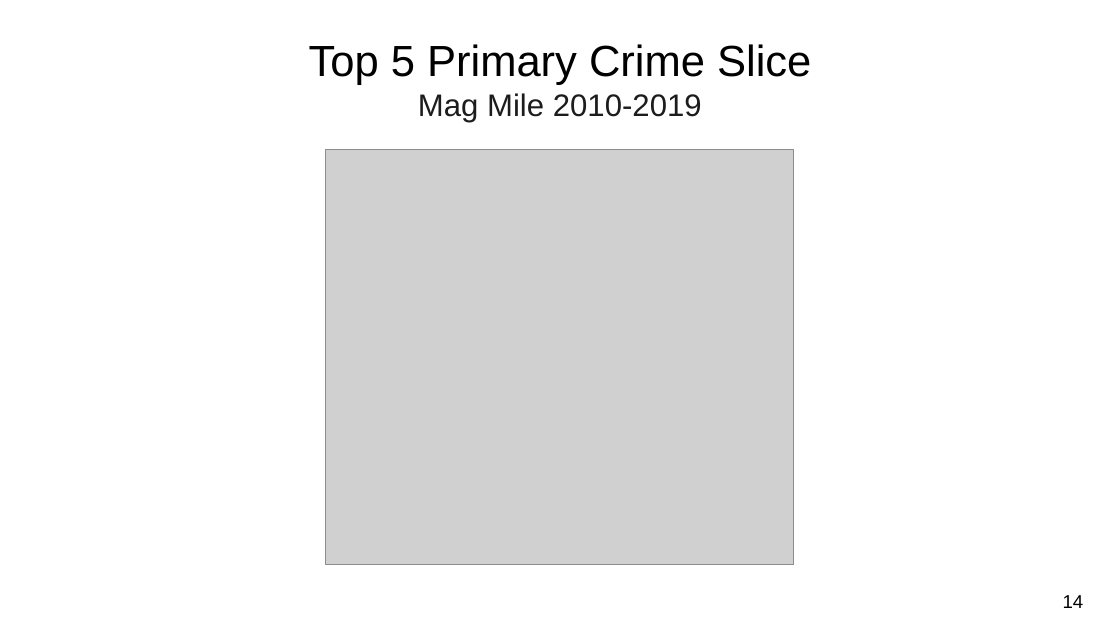
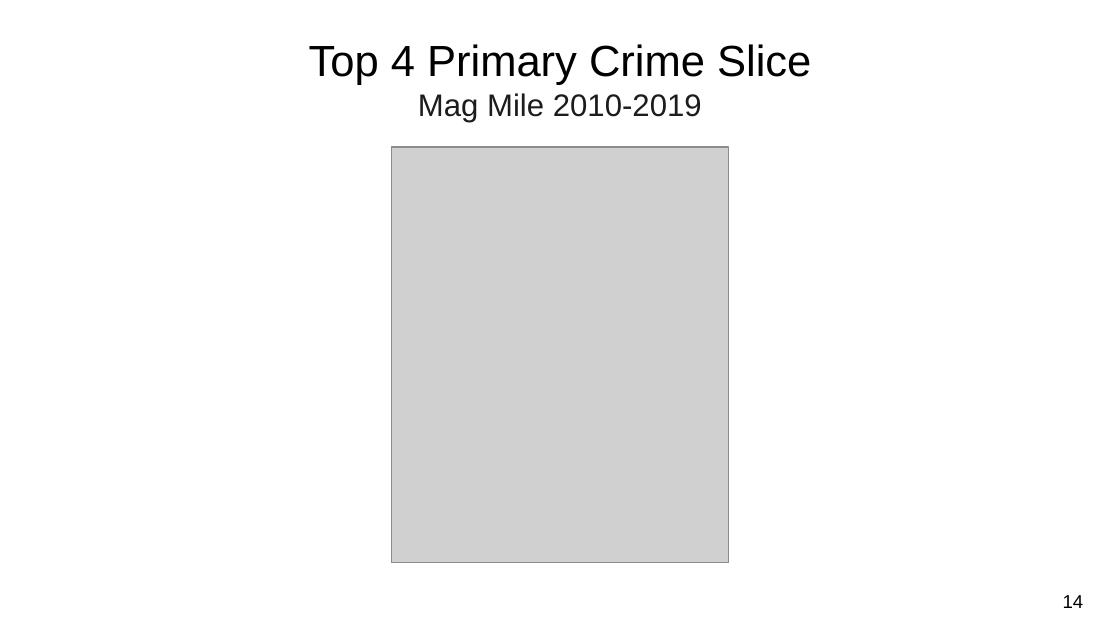
Before and after one commit to MasonMcCoy/Chicago_Crime, a slide deck: slide 15 of NU-Project1_ChicagoMagMile_Crime.pptx. Drawn at 1120x630 pixels with LibreOffice and Linux fonts; fonts in the diff are those of the drawing; grey boxes stand for pictures; background and template pictures are left out. Boxes give left, top, right and bottom in pixels: in the first picture for what was removed or moved away, otherwise in the second. Text is boxed around its words. In the diff, an @@ line names an element or a change of style, - is before the commit and + after.

```diff
--- a/NU-Project1_ChicagoMagMile_Crime.pptx
+++ b/NU-Project1_ChicagoMagMile_Crime.pptx
@@ title at <box>309,44,811,122</box>: text changed @@
-Top 5 Primary Crime Slice
-Mag Mile 2010-2019
+Top 4 Primary Crime Slice
+Mag Mile 2010-2019
@@ picture: place and size @@
-picture at <box>326,149,794,564</box>
+picture at <box>391,147,729,562</box>
```
Also in this commit, not shown: 2 other slides changed, 1 slide added.
